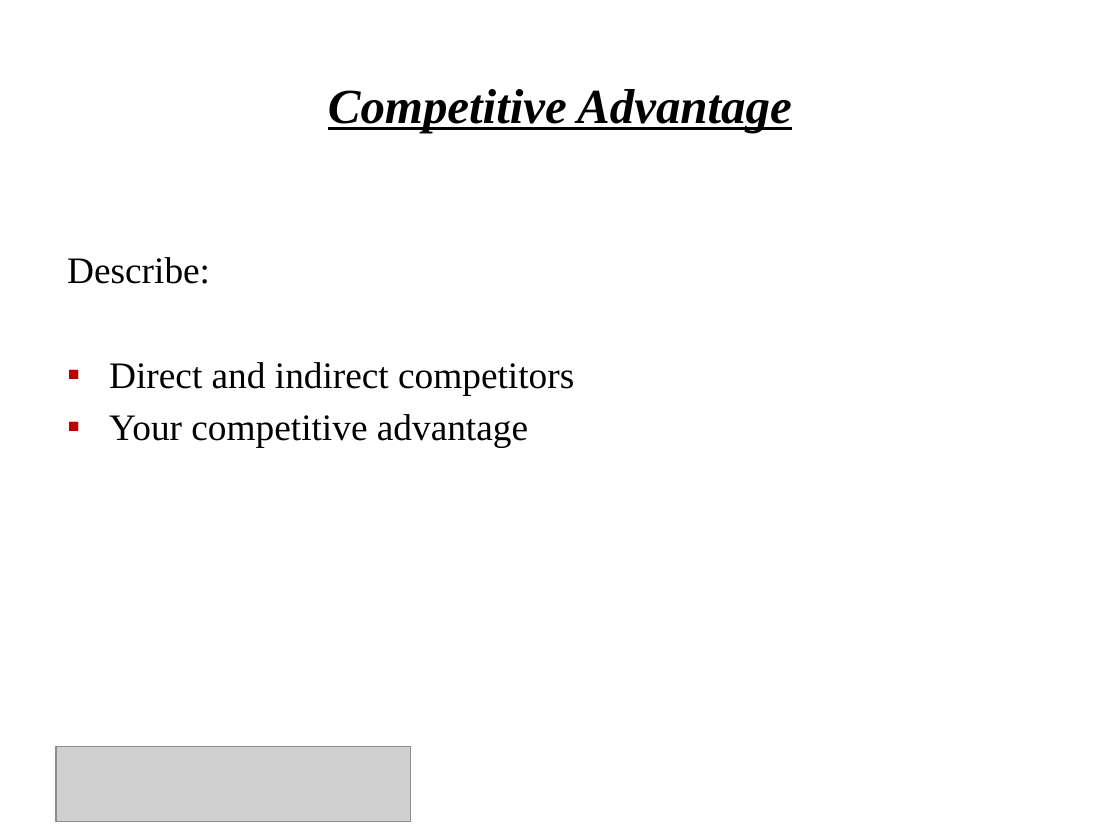
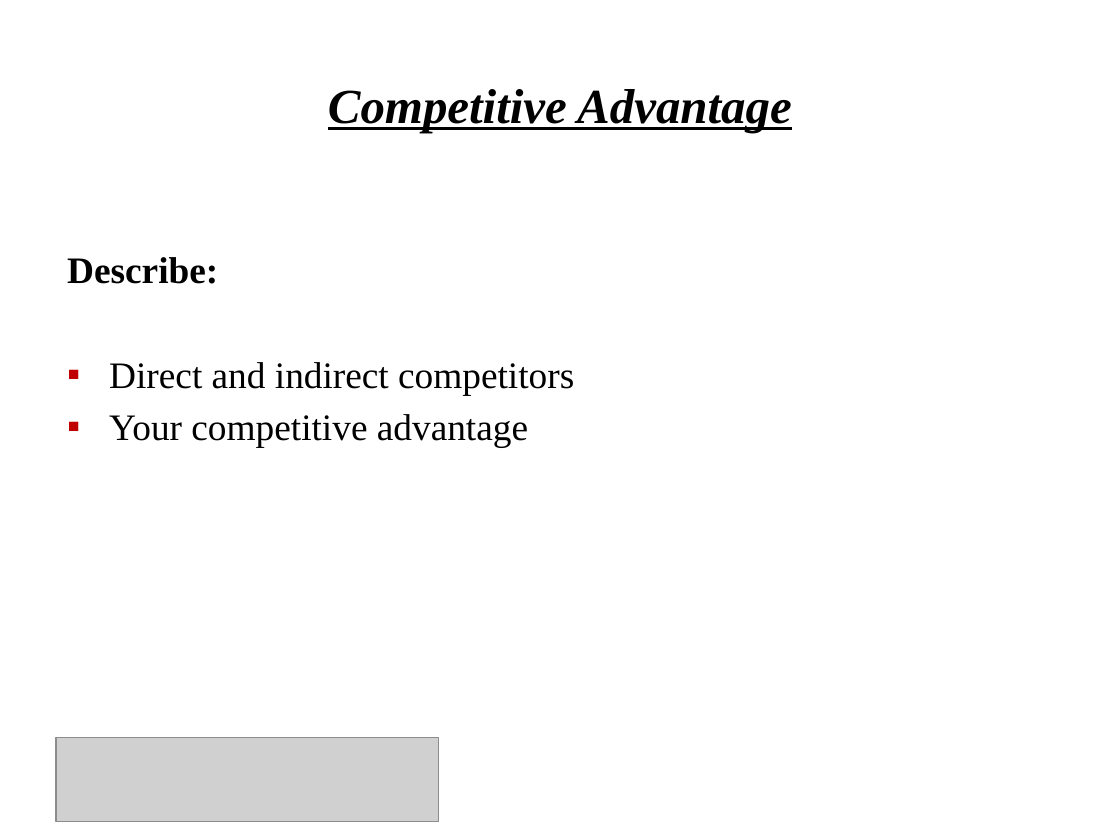
Before and after one commit to Shuvoneel/SRCL, a slide deck: slide 11 of Socheton/Startup_Socheton.pptx (slide 7 before the commit). Drawn at 1120x840 pixels with LibreOffice and Linux fonts; fonts in the diff are those of the drawing; grey boxes stand for pictures; background and template pictures are left out. Boxes give left, top, right and bottom in pixels: in the first picture for what was removed or moved away, otherwise in the second. Text is boxed around its words. In the diff, an @@ line names an element or a change of style, - is before the commit and + after.

```diff
--- a/Socheton/Startup_Socheton.pptx
+++ b/Socheton/Startup_Socheton.pptx
@@ text at (67,257,218,284): bold on in "Describe:" @@
@@ picture: place and size @@
-picture at (56,747,411,822)
+picture at (56,737,439,821)
```
Also in this commit, not shown: 8 other slides changed, 21 slides added, 5 slides removed, 5 other files.
